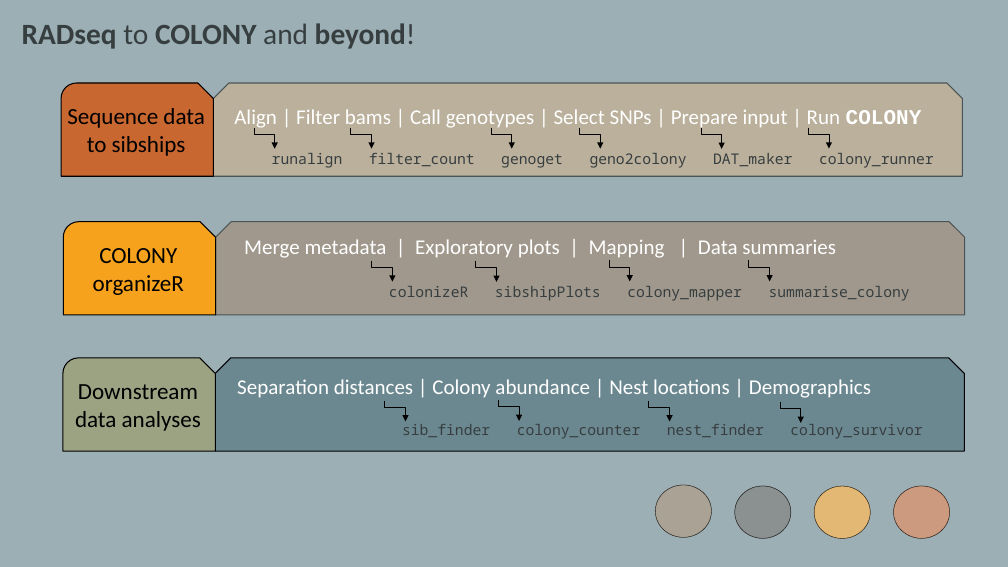
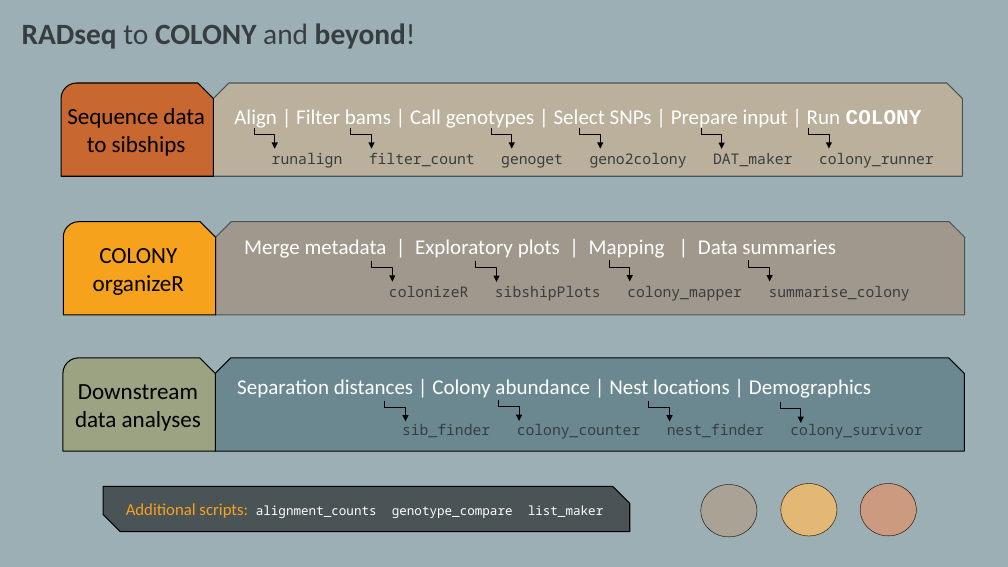
Before and after one commit to John-Mola/SNPs_to_COLONY, a slide deck: slide 1 of WorkFlow.pptx. Drawn at 1008x567 pixels with LibreOffice and Linux fonts; fonts in the diff are those of the drawing; grey boxes stand for pictures. Boxes give left, top, right and bottom in pixels: in the first picture for what was removed or moved away, otherwise in the second. Text is boxed around its words. In the diff, an @@ line names an element or a change of style, - is before the commit and + after.

```diff
--- a/WorkFlow.pptx
+++ b/WorkFlow.pptx
@@ snip diag rect added at [103,486,630,532], fill #4A5356, outline #000000 1 pt @@
@@ text added at [126,503,604,518], 12 pt, text #FFFFFF @@
+Additional scripts: alignment_counts genotype_compare list_maker
@@ picture: place and size @@
-picture at [656,485,712,537]
+picture at [701,485,757,537]
@@ ellipse: place and size @@
-ellipse at [656,485,712,537]
+ellipse at [701,485,757,537]
@@ picture removed at [735,486,791,538] @@
@@ ellipse removed at [735,486,791,538] @@
@@ 2 pictures, 2 ellipses: place and size @@
-2 pictures, 2 ellipses at [814,486,950,538]
+2 pictures, 2 ellipses at [781,484,917,536]
```
Also in this commit, not shown: 3 other files.
